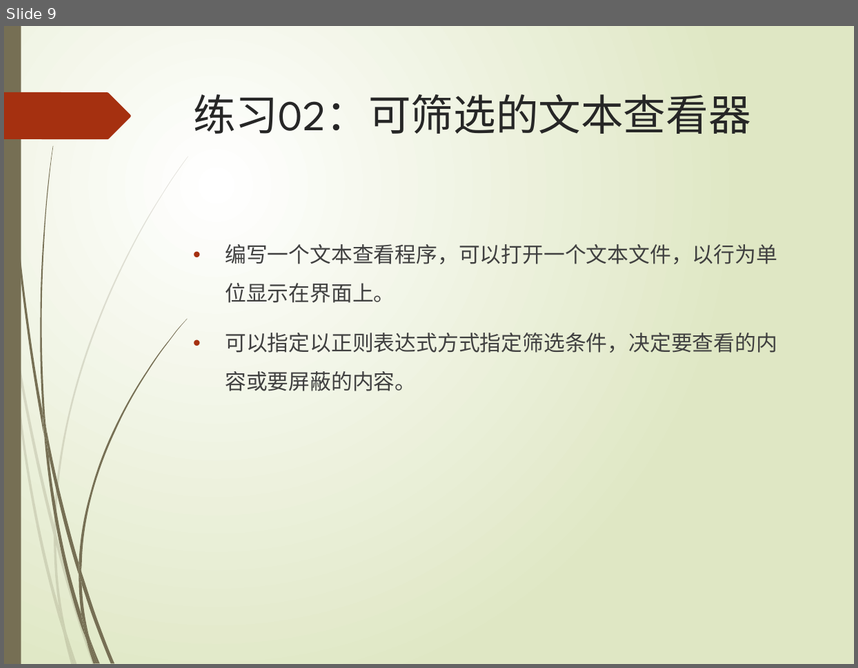
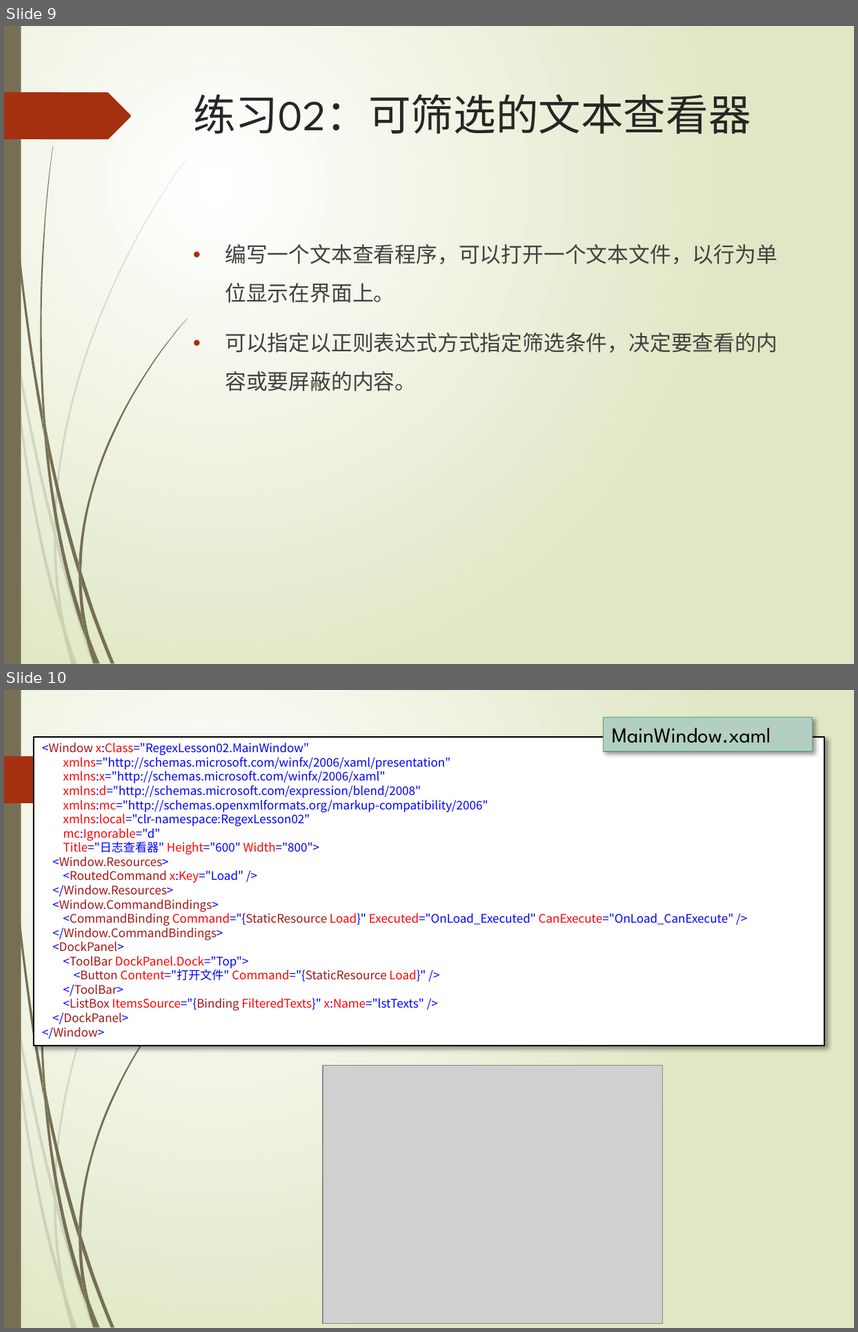
Before and after one commit to TeacherPeng/SoftwareDesignAndPractice, a slide deck: 教案/正则表达式的应用.pptx. Shown one above the other, each under a label of ours: slide 9 before the commit, slides 9 and 10 after it. The pictures are 858x668 and 858x1332 pixels, drawn with LibreOffice and Linux fonts; fonts in the diff are those of the drawing; grey boxes stand for pictures. Boxes give left, top, right and bottom in pixels: in the first picture for what was removed or moved away, otherwise in the second. Text is boxed around its words. In the diff, an @@ line names an element or a change of style, - is before the commit and + after.

```diff
--- a/教案/正则表达式的应用.pptx
+++ b/教案/正则表达式的应用.pptx
@@ slide 10 added at bbox=[4, 690, 854, 1328], background gradient #FFFFFF to #DFE8C4; not listed: 24 template elements that a slide beside it also shows @@
@@ rectangle added at bbox=[604, 717, 813, 751], fill #B3CFC2, outline #65A48B 0.75 pt, 18 pt, text #000000 @@
+MainWindow.xaml
@@ rectangle added at bbox=[34, 737, 824, 1046], fill #FFFFFF, outline #000000 1.25 pt, 10 pt, text #0000FF @@
+<Window x:Class="RegexLesson02.MainWindow"
+xmlns="http://schemas.microsoft.com/winfx/2006/xaml/presentation"
+xmlns:x="http://schemas.microsoft.com/winfx/2006/xaml"
+xmlns:d="http://schemas.microsoft.com/expression/blend/2008"
+xmlns:mc="http://schemas.openxmlformats.org/markup-compatibility/2006"
+xmlns:local="clr-namespace:RegexLesson02"
+mc:Ignorable="d"
+Title="日志查看器" Height="600" Width="800">
+<Window.Resources>
+<RoutedCommand x:Key="Load" />
+</Window.Resources>
+<Window.CommandBindings>
+<CommandBinding Command="{StaticResource Load}" Executed="OnLoad_Executed" CanExecute="OnLoad_CanExecute" />
+</Window.CommandBindings>
+<DockPanel>
+<ToolBar DockPanel.Dock="Top">
+<Button Content="打开文件" Command="{StaticResource Load}" />
+</ToolBar>
+<ListBox ItemsSource="{Binding FilteredTexts}" x:Name="lstTexts" />
+</DockPanel>
+</Window>
@@ picture added at bbox=[323, 1065, 663, 1323] @@
```
Also in this commit, not shown: 7 other slides added, 1 other file.
